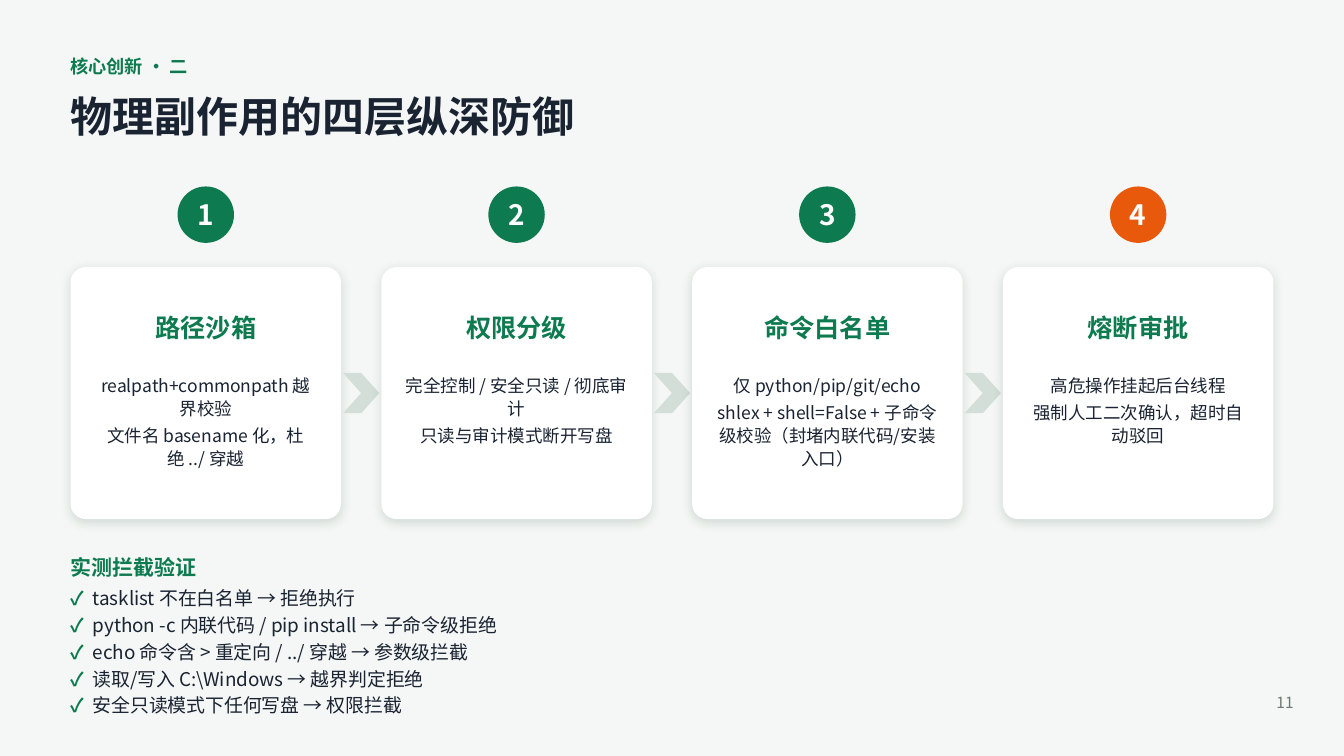
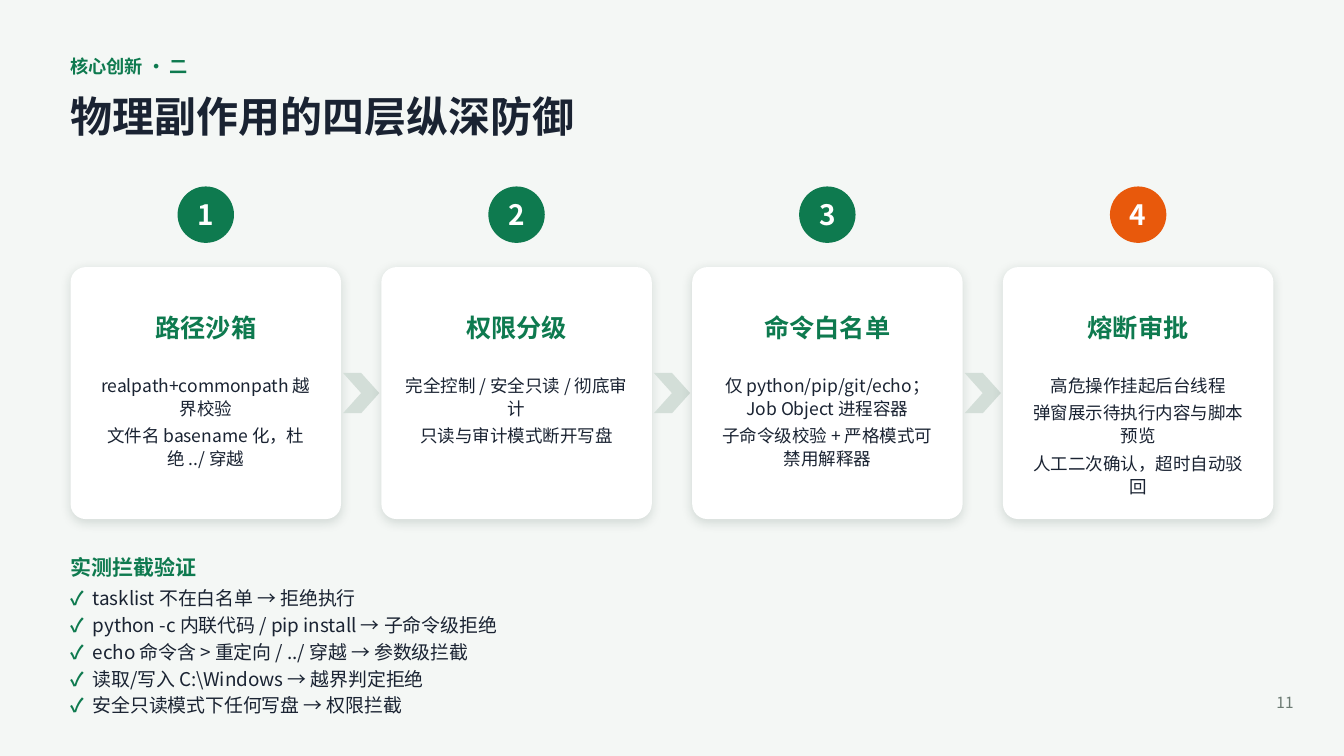
Before and after one commit to Andysun06/yindun-agent, a slide deck: slide 11 of docs/隐盾安全智能体_项目汇报.pptx. Drawn at 1344x756 pixels with LibreOffice and Linux fonts; fonts in the diff are those of the drawing. Boxes give left, top, right and bottom in pixels: in the first picture for what was removed or moved away, otherwise in the second. Text is boxed around its words. In the diff, an @@ line names an element or a change of style, - is before the commit and + after.

Commit message:
汇报 PPT 刷新到 V3.4.5 口径（套件 18→20、补进程容器与严格模式、封面版本徽标）并重新生成；README 交付物表补版本标注、撤掉对内《开发记忆》入口

```diff
--- a/docs/隐盾安全智能体_项目汇报.pptx
+++ b/docs/隐盾安全智能体_项目汇报.pptx
@@ text at [723, 377, 932, 467]: text changed @@
-仅 python/pip/git/echo
-shlex + shell=False + 子命令级校验（封堵内联代码/安装入口）
+仅 python/pip/git/echo；Job Object 进程容器
+子命令级校验 + 严格模式可禁用解释器
@@ text at [1033, 404, 1243, 495]: text changed @@
-强制人工二次确认，超时自动驳回
+弹窗展示待执行内容与脚本预览
+人工二次确认，超时自动驳回
```
Also in this commit, not shown: 3 other slides changed, 3 other files.
